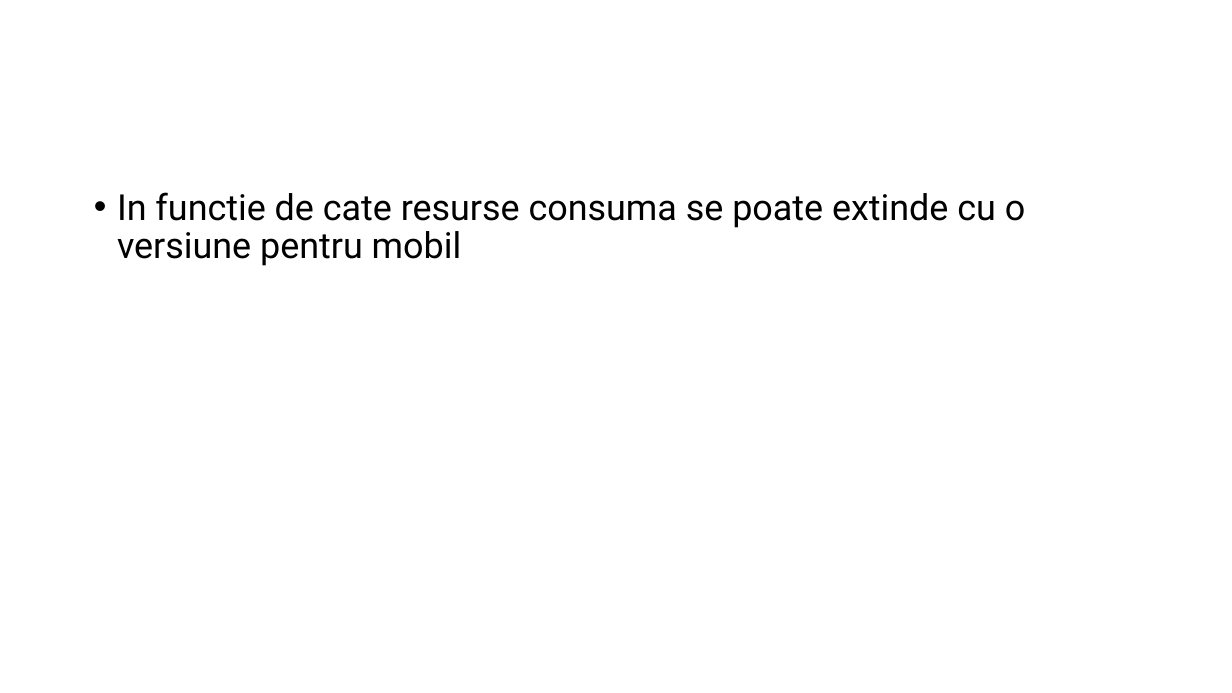
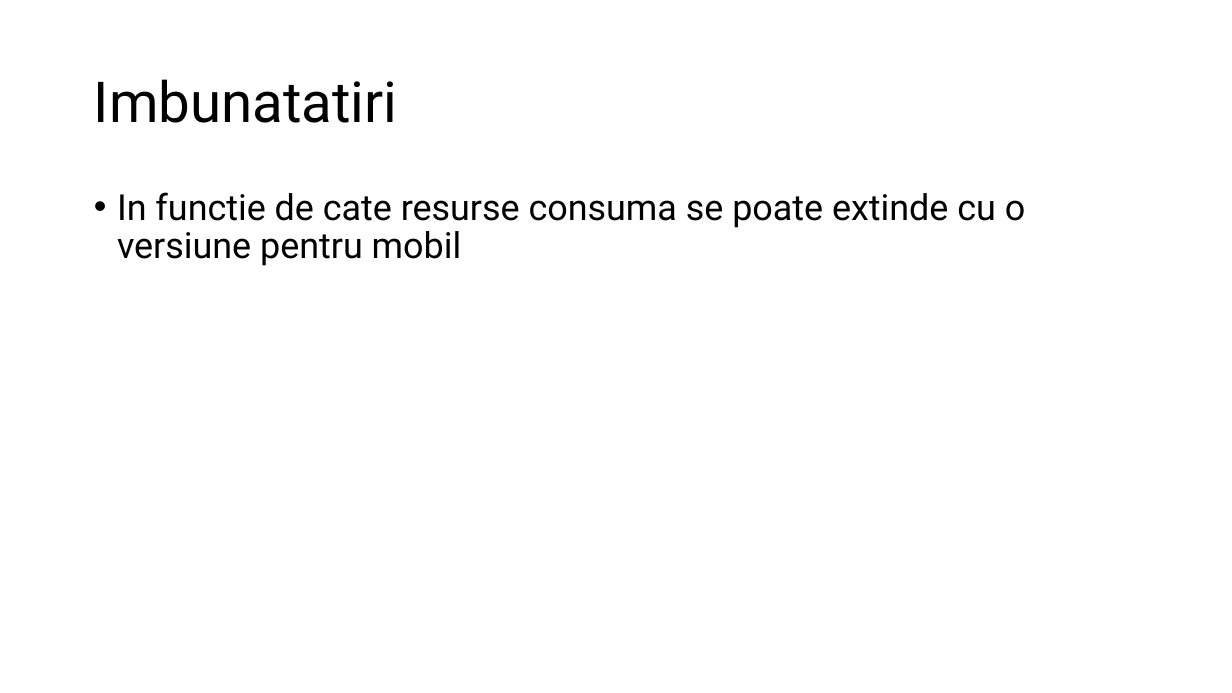
Before and after one commit to nasturas/LSTM, a slide deck: slide 4 of Doc/Prezicere pret actiuni.pptx. Drawn at 1232x693 pixels with LibreOffice and Linux fonts; fonts in the diff are those of the drawing. Boxes give left, top, right and bottom in pixels: in the first picture for what was removed or moved away, otherwise in the second. Text is boxed around its words. In the diff, an @@ line names an element or a change of style, - is before the commit and + after.

```diff
--- a/Doc/Prezicere pret actiuni.pptx
+++ b/Doc/Prezicere pret actiuni.pptx
@@ title added at bbox=[94, 79, 398, 123], 44 pt, text #000000 @@
+Imbunatatiri
```
Also in this commit, not shown: 3 other slides changed, 3 slides added, 1 slide removed.
